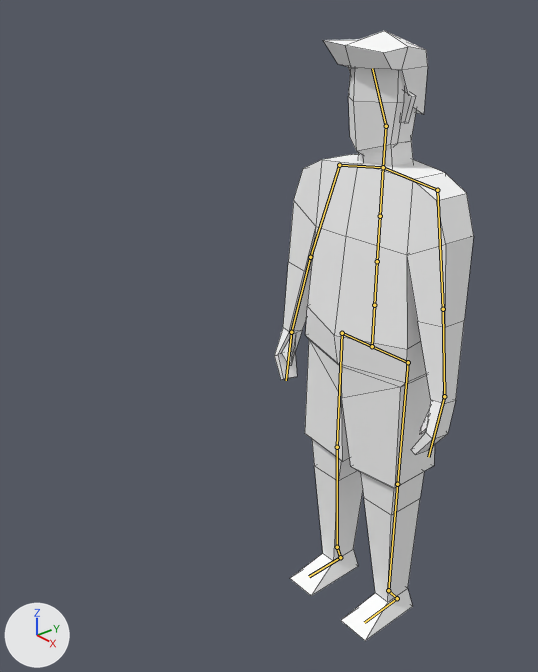
One commit to the Blender file Assets/Animated People/Man1.blend: the scene before it, then after it.
Before and after are seen from a 50 mm camera at (1.371, -1.503, 1.909) aimed at (-0.077, -0.301, 1.051). The lights are fixed; the arrows at lower left show +X, +Y and +Z. The bones that bend it are drawn over the model as lines. Mesh edges are drawn as thin lines.

Objects in the first picture: 'man_01'.
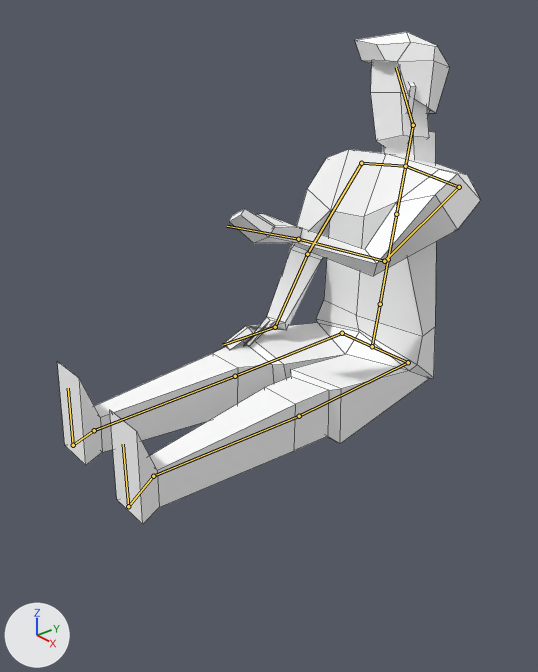
The newer file adds an action. The first version stands in its rest pose; the second is drawn at frame 200 of the action 'Begging'.

The edits, one by one:
Bone 'Bone' (bone_bone) turns from (0, 0, 0) to (-10, 0, 0) degrees about its own x, y and z.
Bone 'Bone.005' (bone_bone_005) turns from (0, 0, 0) to (8, -37, -27) degrees about its own x, y and z.
Bone 'Bone.008' (bone_bone_008) moves from (0.0, 0.0, 0.0) to (0.0, -0.001, -0.004).
Bone 'Bone.008' (bone_bone_008) turns from (0, 0, 0) to (-48, 11, 1) degrees about its own x, y and z.
Bone 'Bone.010' (bone_bone_010) turns from (0, 0, 0) to (-82, -40, 90) degrees about its own x, y and z.
Bone 'Bone.012' (bone_bone_012) turns from (0, 0, 0) to (-5, 17, -22) degrees about its own x, y and z.
Bone 'Bone.009' (bone_bone_009) moves from (0.0, 0.0, 0.0) to (0.0, 0.001, 0.004).
Bone 'Bone.009' (bone_bone_009) turns from (0, 0, 0) to (-17, -2, -6) degrees about its own x, y and z.
Bone 'Bone.011' (bone_bone_011) turns from (0, 0, 0) to (-41, 58, -58) degrees about its own x, y and z.
Bone 'Bone.013' (bone_bone_013) turns from (0, 0, 0) to (43, -148, -19) degrees about its own x, y and z.
Bone 'Bone.016' (bone_bone_016) turns from (0, 0, 0) to (-88, 0, 0) degrees about its own x, y and z.
Bone 'Bone.018' (bone_bone_018) moves from (0.0, 0.0, 0.0) to (0.0, -0.001, -0.012).
Bone 'Bone.018' (bone_bone_018) turns from (0, 0, 0) to (-4, 0, 0) degrees about its own x, y and z.
Bone 'Bone.017' (bone_bone_017) turns from (0, 0, 0) to (-89, 0, 0) degrees about its own x, y and z.
Bone 'Bone.019' (bone_bone_019) moves from (0.0, 0.0, 0.0) to (0.0, 0.001, 0.012).
Bone 'Bone.019' (bone_bone_019) turns from (0, 0, 0) to (-4, 0, 0) degrees about its own x, y and z.

Where the change shows, as pixel boxes [x1, y1, x2, y2] in the pictures (538 x 672 px):
'man_01', posed (111% wider, 19% shorter)
    before: [274, 31, 474, 641]
    after: [57, 32, 481, 524]
bone 'Bone', root to tip
    before: (372, 346) to (374, 305)
    after: (372, 346) to (380, 304)
bone 'Bone.005', root to tip
    before: (386, 126) to (372, 68)
    after: (413, 125) to (396, 67)
bone 'Bone.008', root to tip
    before: (437, 190) to (443, 309)
    after: (459, 187) to (384, 261)
bone 'Bone.010', root to tip
    before: (443, 309) to (444, 396)
    after: (384, 261) to (298, 239)
bone 'Bone.012', root to tip
    before: (444, 396) to (428, 457)
    after: (298, 239) to (227, 226)
bone 'Bone.009', root to tip
    before: (339, 165) to (310, 257)
    after: (361, 163) to (307, 254)
bone 'Bone.011', root to tip
    before: (310, 257) to (291, 332)
    after: (307, 254) to (275, 327)
bone 'Bone.013', root to tip
    before: (291, 332) to (286, 380)
    after: (275, 327) to (222, 345)
bone 'Bone.016', root to tip
    before: (408, 362) to (397, 484)
    after: (408, 362) to (299, 416)
bone 'Bone.018', root to tip
    before: (397, 484) to (388, 590)
    after: (299, 416) to (153, 476)
bone 'Bone.017', root to tip
    before: (342, 333) to (337, 447)
    after: (342, 333) to (235, 376)
bone 'Bone.019', root to tip
    before: (337, 447) to (337, 547)
    after: (235, 376) to (94, 430)
